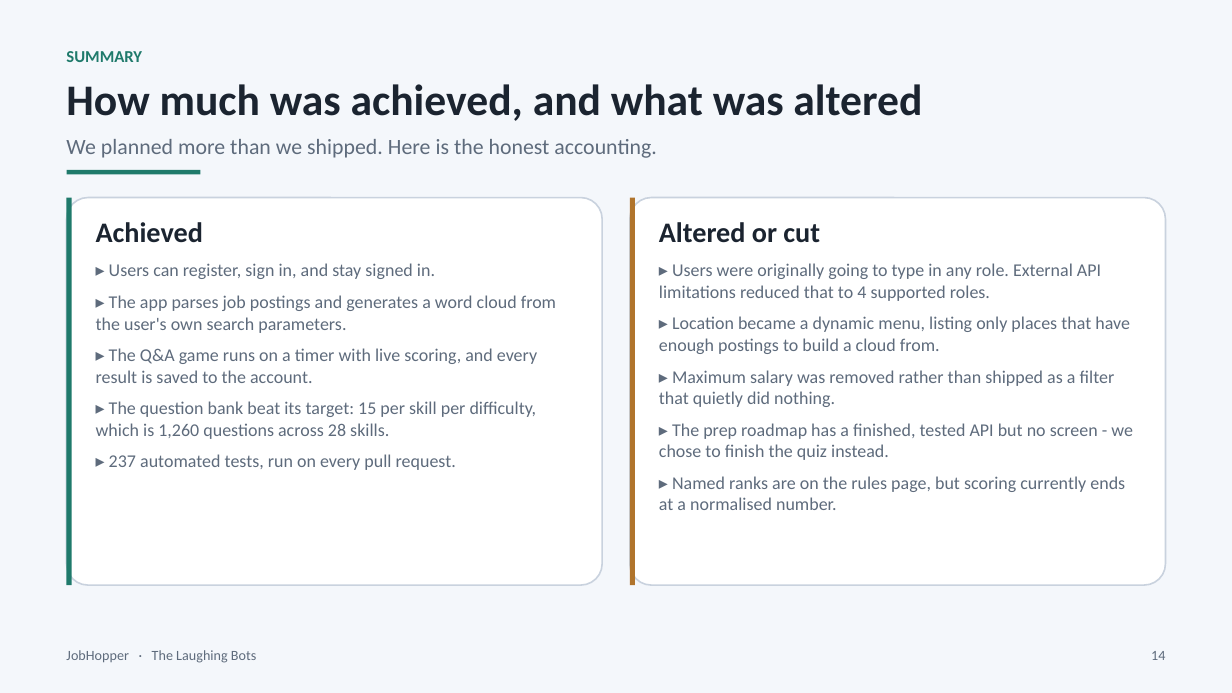
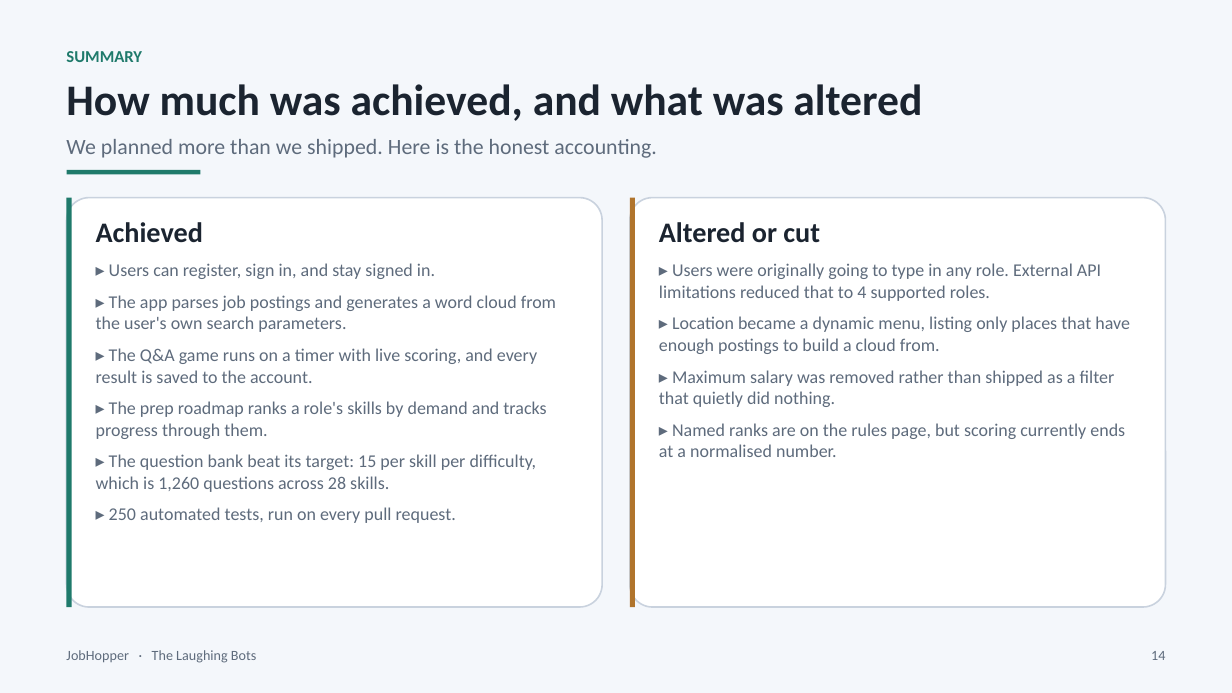
Before and after one commit to erhewlett/Laughing-Bots, a slide deck: slide 14 of presentation/JobHopper_Final_Presentation.pptx. Drawn at 1232x693 pixels with LibreOffice and Linux fonts; fonts in the diff are those of the drawing. Boxes give left, top, right and bottom in pixels: in the first picture for what was removed or moved away, otherwise in the second. Text is boxed around its words. In the diff, an @@ line names an element or a change of style, - is before the commit and + after.

```diff
--- a/presentation/JobHopper_Final_Presentation.pptx
+++ b/presentation/JobHopper_Final_Presentation.pptx
@@ rounded rectangle resized from (x1=67, y1=198, x2=603, y2=585) to (x1=67, y1=198, x2=603, y2=607) @@
@@ rectangle resized from (x1=67, y1=198, x2=72, y2=585) to (x1=67, y1=198, x2=72, y2=607) @@
@@ rounded rectangle resized from (x1=630, y1=198, x2=1166, y2=585) to (x1=630, y1=198, x2=1166, y2=607) @@
@@ rectangle resized from (x1=630, y1=198, x2=636, y2=585) to (x1=630, y1=198, x2=636, y2=607) @@
@@ text at (x1=96, y1=401, x2=546, y2=439): paragraphs added @@
+▸ The prep roadmap ranks a role's skills by demand and tracks
+progress through them.
@@ text at (x1=659, y1=423, x2=1133, y2=460): paragraphs removed @@
-▸ The prep roadmap has a finished, tested API but no screen - we
-chose to finish the quiz instead.
@@ text at (x1=109, y1=507, x2=456, y2=523): text changed @@
-▸ 237 automated tests, run on every pull request.
+▸ 250 automated tests, run on every pull request.
```
Also in this commit, not shown: 3 other slides changed, 6 other files.
